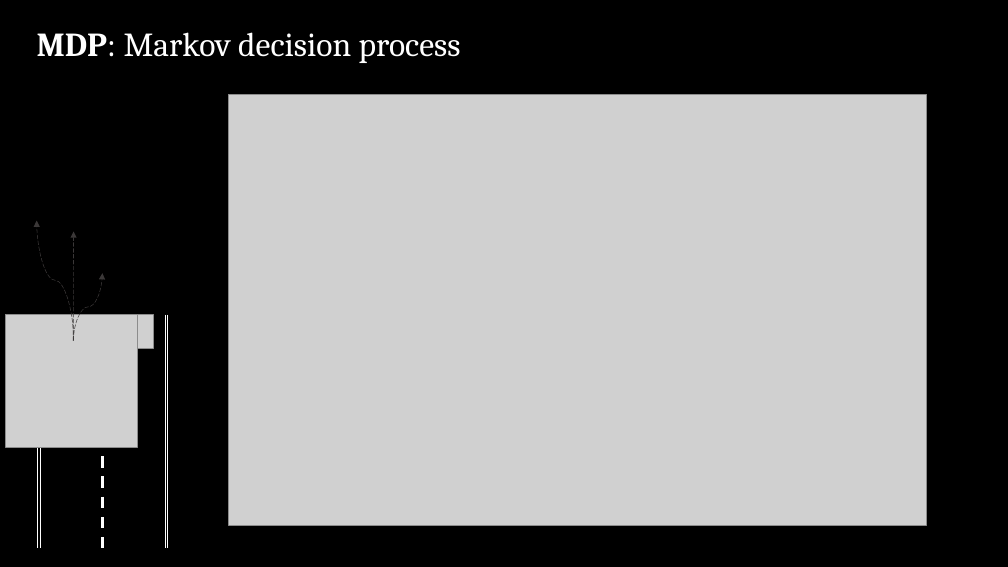
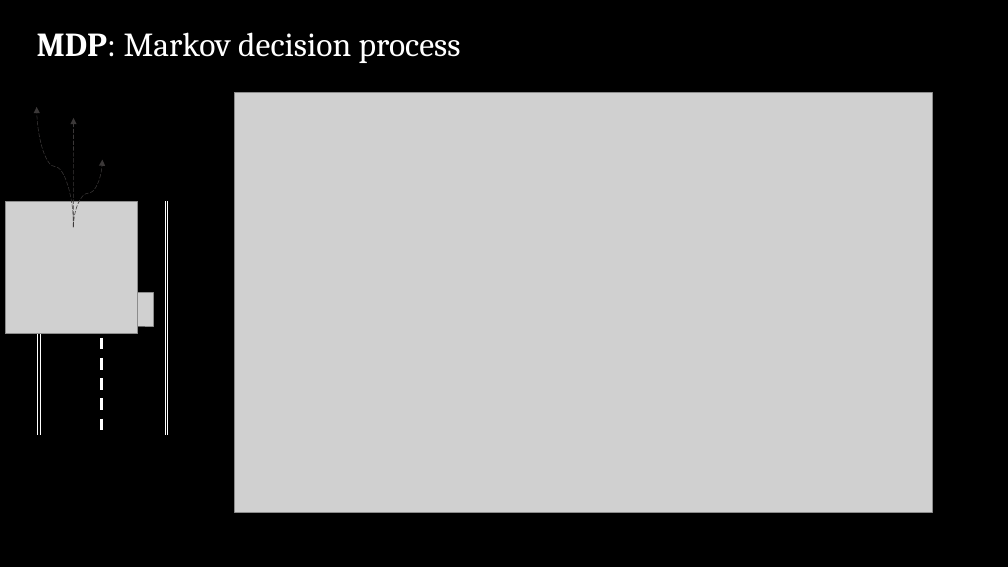
Before and after one commit to sisl/StateEstimation.jl, a slide deck: slide 6 of slides/MDPs to POMDPs.pptx. Drawn at 1008x567 pixels with LibreOffice and Linux fonts; fonts in the diff are those of the drawing; grey boxes stand for pictures. Boxes give left, top, right and bottom in pixels: in the first picture for what was removed or moved away, otherwise in the second. Text is boxed around its words. In the diff, an @@ line names an element or a change of style, - is before the commit and + after.

```diff
--- a/slides/MDPs to POMDPs.pptx
+++ b/slides/MDPs to POMDPs.pptx
@@ rectangle added at bbox=[81, 60, 124, 201], fill #000000, outline #000000 1 pt @@
@@ picture: place and size @@
-picture at bbox=[229, 95, 927, 526]
+picture at bbox=[234, 92, 932, 512]
@@ line moved from (102, 315) - (102, 548) to (102, 156) - (102, 526) @@
@@ 4 lines, 3 curved arrows, 1 picture: place and size @@
-4 lines, 3 curved arrows, 1 picture at bbox=[5, 221, 167, 548]
+4 lines, 3 curved arrows, 1 picture at bbox=[5, 107, 167, 435]
@@ picture: place and size @@
-picture at bbox=[120, 315, 154, 348]
+picture at bbox=[120, 293, 154, 326]
@@ rectangle added at bbox=[81, 435, 124, 564], fill #000000, outline #000000 1 pt @@
```
Also in this commit, not shown: 12 other slides changed.
